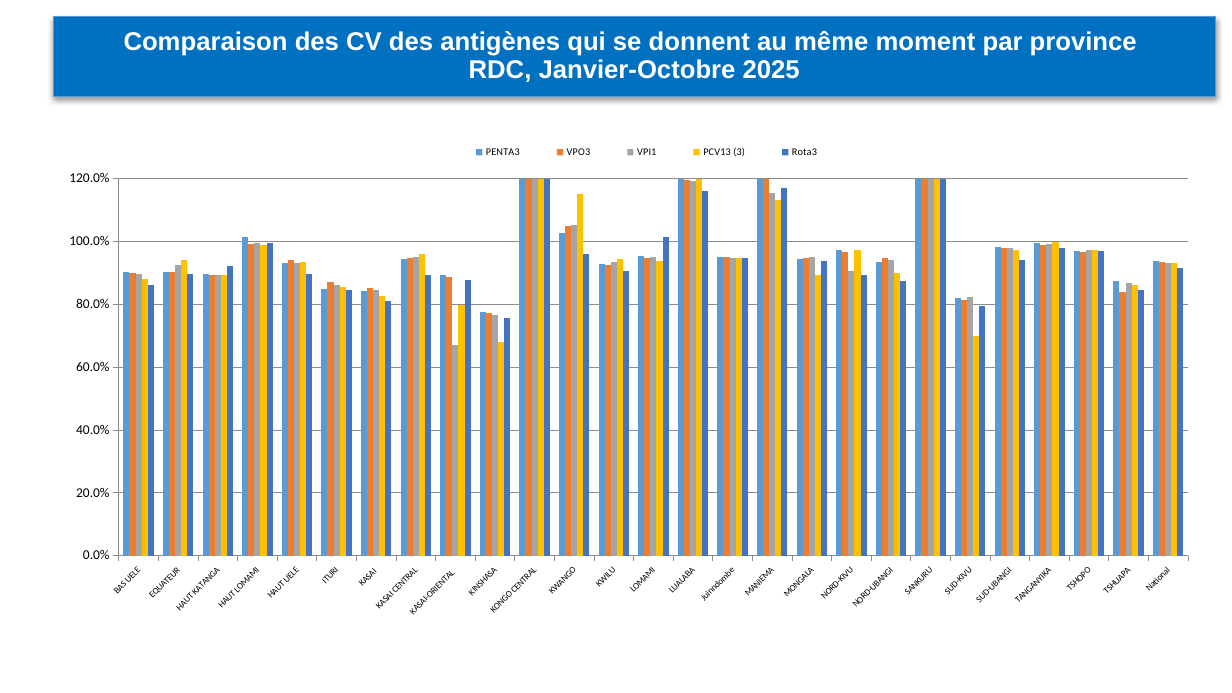
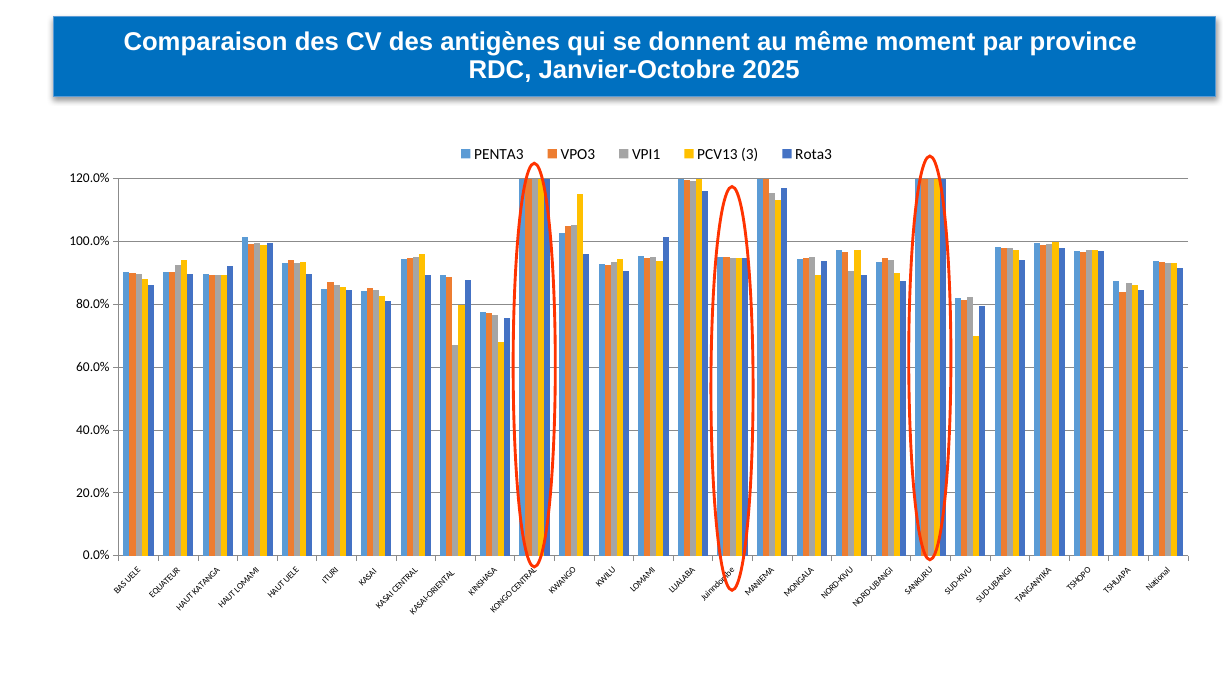
Before and after one commit to WHO-IST-CA/revue_annuelle, a slide deck: slide 16 of docs/epi/presentations/j1/Revue annuelle-PEV_qualité des données-14122025.pptx (slide 14 before the commit). Drawn at 1232x693 pixels with LibreOffice and Linux fonts; fonts in the diff are those of the drawing. Boxes give left, top, right and bottom in pixels: in the first picture for what was removed or moved away, otherwise in the second. Text is boxed around its words. In the diff, an @@ line names an element or a change of style, - is before the commit and + after.

```diff
--- a/docs/epi/presentations/j1/Revue annuelle-PEV_qualité des données-14122025.pptx
+++ b/docs/epi/presentations/j1/Revue annuelle-PEV_qualité des données-14122025.pptx
@@ column chart at (38, 137, 1198, 621) @@
@@ legend changed @@
@@ ellipse added at (513, 164, 555, 567), outline #FF3300 2.25 pt @@
@@ ellipse added at (909, 156, 951, 560), outline #FF3300 2.25 pt @@
@@ ellipse added at (711, 187, 753, 591), outline #FF3300 2.25 pt @@
```
Also in this commit, not shown: 16 other slides changed, 6 slides added, 1 slide removed, 1 other file.
